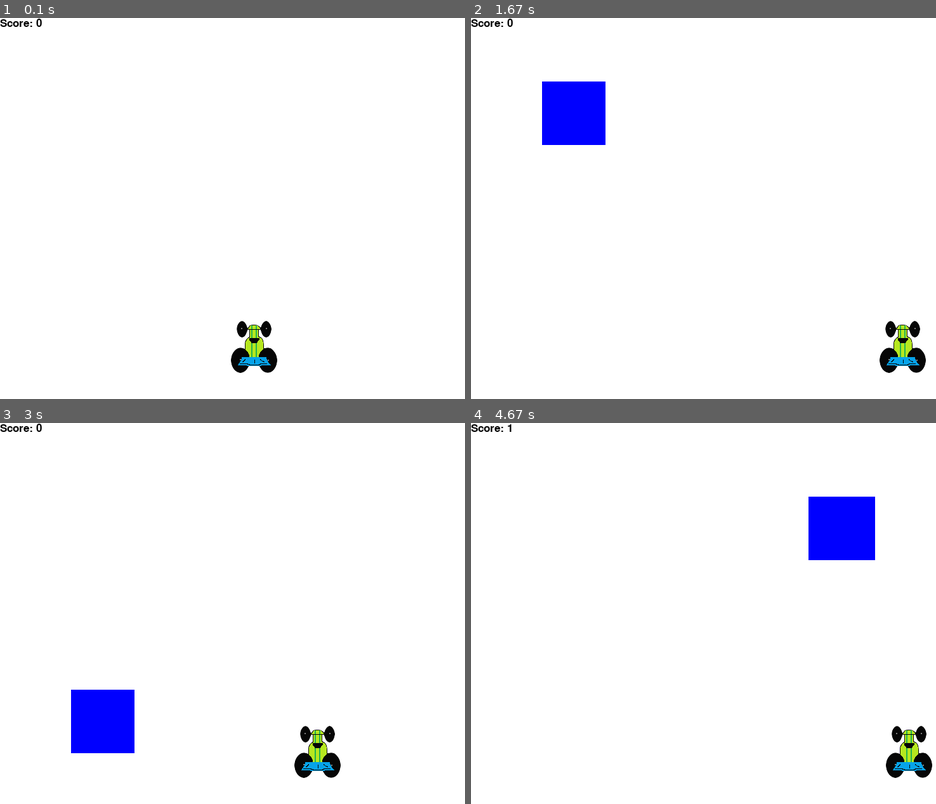
Above: before the commit, frames 1-4 (two rows, left to right).
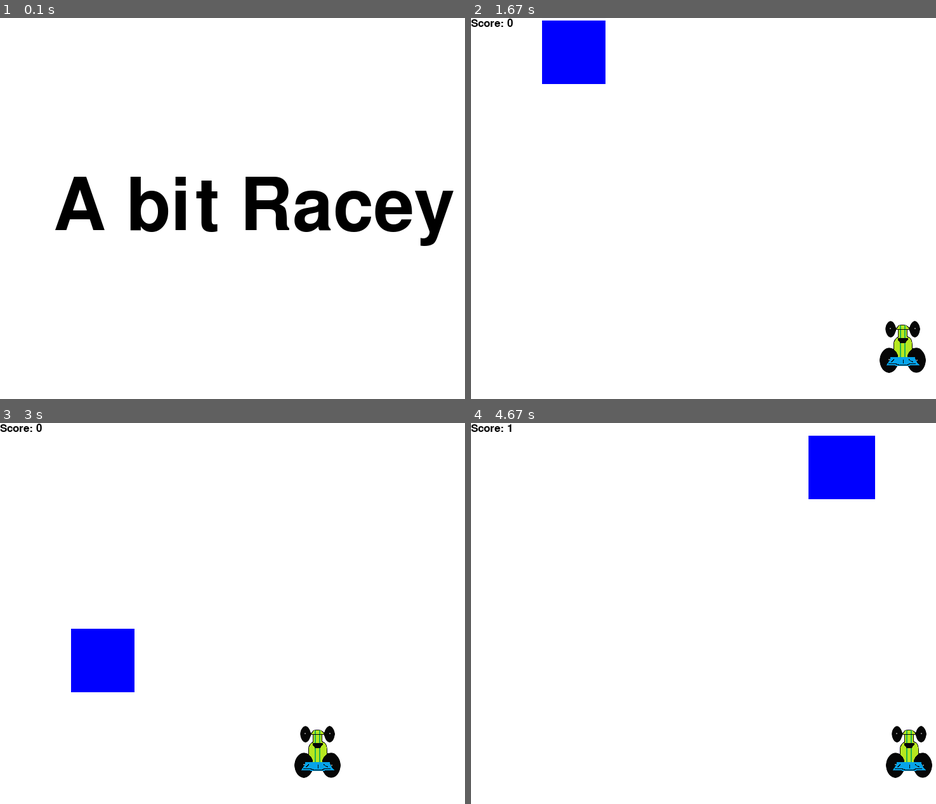
Above: after the commit, the same moments.

Repository: davidjamesbutton/pygame-sentdex
Game: pygame game, started from main.py
Same seed, same stepped clock (60 frames per second), same inputs: the game is played once before the commit and once after it.
Inputs:
- Up to frame 1 (0.1 s): no input
- Up to frame 2 (1.67 s): tap Space at 0.33, 0.73, 1.03, 1.23, 1.53 s; hold Right 0.67-1.13 s; hold Right 1.17-1.63 s
- Up to frame 3 (3 s): hold Left 1.67-2.2 s; tap Space at 1.73, 2.03, 2.3, 2.6, 2.73 s; hold Left 2.23-2.63 s; hold Right from 2.67 s (still down)
- Up to frame 4 (4.67 s): tap Space at 3.03, 3.4, 3.7, 3.9, 4.2, 4.4 s; release Right at 3.3 s; hold Left 3.33-3.8 s; hold Right 3.83-4.3 s; hold Right from 4.33 s (still down)

The runs differ from the first frame. In frame 1, 6.1% of the frame differs, in the area x 0-98%, y 0-94%; in frame 2, 4.4%; in frame 3, 4.4%; in frame 4, 4.6%.

Commit message:
Tutorial 10 - Start Menu

Diff:
--- a/main.py
+++ b/main.py
@@ -37,9 +37,11 @@
     game_display.blit(text, (0, 0))
 
 def crash():
+    draw_large_message('You crashed!')
+
     # Run synchronously to ensure display has updated before pausing
     # https://stackoverflow.com/questions/55881619/sleep-doesnt-work-where-it-is-desired-to/55882173
-    run_sync(lambda: draw_large_message('You crashed!'))
+    run_sync(lambda: pygame.display.update())
 
     time.sleep(2)
     game_loop()
@@ -55,7 +57,27 @@
     text_rect = text_surface.get_rect()
     text_rect.center = (DISPLAY_WIDTH / 2, DISPLAY_HEIGHT / 2)
     game_display.blit(text_surface, text_rect)
-    pygame.display.update()
+
+def game_intro():
+    intro = True
+
+    while intro:
+
+        for event in pygame.event.get():
+            print(event)
+            if event.type == pygame.QUIT:
+                pygame.quit()
+                quit()
+            if event.type == pygame.KEYDOWN:
+                if event.key == pygame.K_SPACE:
+                    intro = False
+
+        draw_background()
+        draw_large_message(DISPLAY_CAPTION)
+
+        pygame.display.update()
+        clock.tick(15)
+
 
 def game_loop():
     car_rect = car_img.get_rect()
@@ -126,4 +148,5 @@
 
         clock.tick(FPS)
 
+game_intro()
 game_loop()
